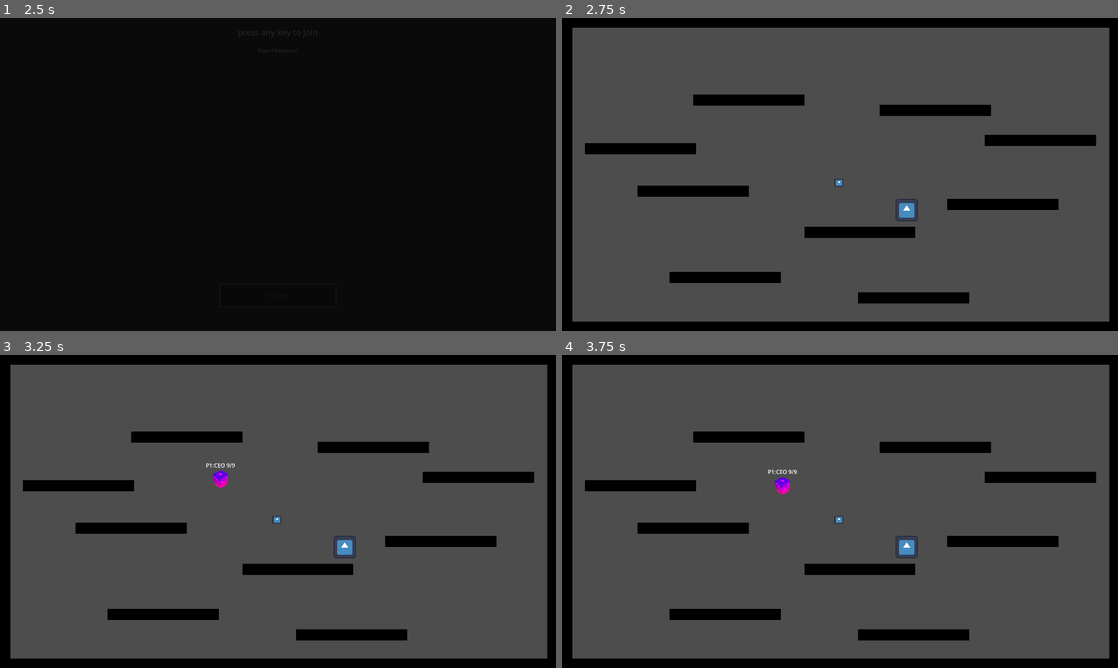
Above: before the commit, frames 1-4 (two rows, left to right).
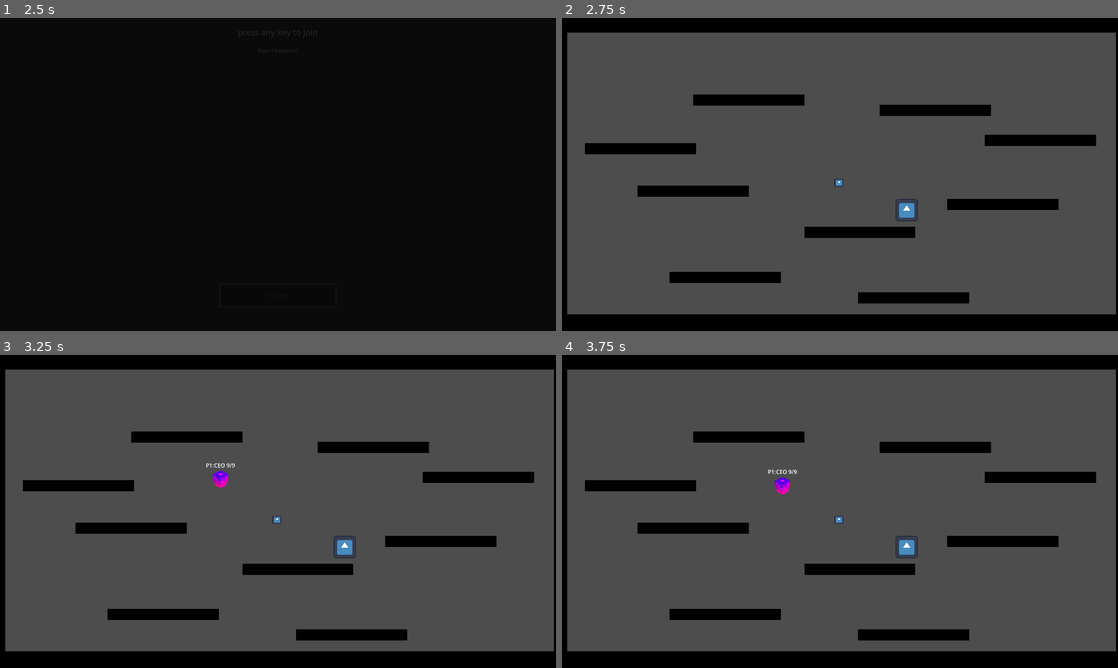
Above: after the commit, the same moments.

Repository: PlaySorbonne/projet-pixel
Game: Godot game, scene res://scenes/Menus/MenuPersistent.tscn
The game is run twice, just before and just after one commit, with the same random seed, the same clock (stepped at 60 frames per second) and the same inputs. The engine's default icon, where the game draws it, is replaced by a stand-in: a white triangle on a blue panel in a dark square.
Inputs:
- Up to frame 1 (2.5 s): click "Start" at 0.5 s; tap Enter (attack) at 1.25 s; hold D (right) 1.28-2 s; hold Enter (attack) 1.28-2 s; tap Space (jump) at 1.52 s; click "Play game" at 2 s
- Up to frame 2 (2.75 s): no input
- Up to frame 3 (3.25 s): hold D (right) from 2.78 s (still down); tap Shift (special) at 2.85 s; tap Space (jump) at 3.02 s
- Up to frame 4 (3.75 s): tap Space (jump) at 3.5 s; release D (right) at 3.53 s; hold A (left) from 3.53 s (still down); hold Enter (attack) from 3.53 s (still down)

Frame 1 is identical in both runs. In frame 2, 5.9% of the frame differs, in the area x 0-100%, y 3-98%; in frame 3, 5.9%; in frame 4, 5.9%.

Commit message:
added freezeframe (in Utilities folder with screenshake)

Diff:
--- /dev/null
+++ b/scenes/Utilities/FreezeFrame.gd
@@ -0,0 +1,10 @@
+extends Node
+class_name FreezeFrame
+
+
+
+func freeze(duration : float = 0.15):
+	var previous_time_scale := Engine.time_scale
+	Engine.time_scale = 0.0
+	await get_tree().create_timer(duration, true, false, true).timeout
+	Engine.time_scale = previous_time_scale
--- /dev/null
+++ b/scenes/Utilities/FreezeFrame.tscn
@@ -0,0 +1,6 @@
+[gd_scene load_steps=2 format=3 uid="uid://bpxvlm8njmgom"]
+
+[ext_resource type="Script" path="res://scenes/Utilities/FreezeFrame.gd" id="1_vs0o7"]
+
+[node name="FreezeFrame" type="Node"]
+script = ExtResource("1_vs0o7")
--- a/scenes/Utilities/ScreenShake.tscn
+++ b/scenes/Utilities/ScreenShake.tscn
@@ -1,6 +1,6 @@
 [gd_scene load_steps=2 format=3 uid="uid://dn5yhc4hp0l7h"]
 
-[ext_resource type="Script" path="res://scripts/ScreenShake.gd" id="1_kxyo0"]
+[ext_resource type="Script" path="res://scenes/Utilities/ScreenShake.gd" id="1_0hwy8"]
 
 [node name="ScreenShake" type="Node"]
-script = ExtResource("1_kxyo0")
+script = ExtResource("1_0hwy8")
--- a/scenes/world.tscn
+++ b/scenes/world.tscn
@@ -1,10 +1,11 @@
-[gd_scene load_steps=8 format=3 uid="uid://bxfrc0btquk6a"]
+[gd_scene load_steps=9 format=3 uid="uid://bxfrc0btquk6a"]
 
 [ext_resource type="Script" path="res://scripts/world.gd" id="1_105og"]
 [ext_resource type="PackedScene" uid="uid://6ro5mql3evsd" path="res://scenes/Menus/Submenus/ScreenTransition.tscn" id="2_r5t17"]
 [ext_resource type="PackedScene" uid="uid://cv1w5v10663nr" path="res://scenes/World/Objects/ObjectiveBox.tscn" id="3_qwyn0"]
 [ext_resource type="Texture2D" uid="uid://dxlji7oy1y5hf" path="res://icon.svg" id="5_af80r"]
 [ext_resource type="PackedScene" uid="uid://dn5yhc4hp0l7h" path="res://scenes/Utilities/ScreenShake.tscn" id="5_bs5vt"]
+[ext_resource type="PackedScene" uid="uid://bpxvlm8njmgom" path="res://scenes/Utilities/FreezeFrame.tscn" id="5_th1ca"]
 [ext_resource type="PackedScene" uid="uid://bb8cmasgxp6l4" path="res://scenes/World/Environment/StaticWall.tscn" id="5_yc1ep"]
 
 [sub_resource type="RectangleShape2D" id="RectangleShape2D_ev64r"]
@@ -48,15 +49,17 @@
 position = Vector2(576, 324)
 zoom = Vector2(0.6, 0.6)
 
+[node name="FreezeFrame" parent="Camera" instance=ExtResource("5_th1ca")]
+
 [node name="ScreenShake" parent="Camera" instance=ExtResource("5_bs5vt")]
 
 [node name="Wall" parent="." instance=ExtResource("5_yc1ep")]
-position = Vector2(571, 1201)
-scale = Vector2(55, 1)
+position = Vector2(569, 1288)
+scale = Vector2(60, 5)
 
 [node name="Wall2" parent="." instance=ExtResource("5_yc1ep")]
-position = Vector2(590, -551)
-scale = Vector2(55, 1)
+position = Vector2(574, -652)
+scale = Vector2(60, 5)
 
 [node name="Wall5" parent="." instance=ExtResource("5_yc1ep")]
 position = Vector2(-86, 915)
@@ -95,9 +98,9 @@
 scale = Vector2(10, 1)
 
 [node name="Wall3" parent="." instance=ExtResource("5_yc1ep")]
-position = Vector2(-995, 352)
-scale = Vector2(1, 30)
+position = Vector2(-1154, 310)
+scale = Vector2(5, 30)
 
 [node name="Wall4" parent="." instance=ExtResource("5_yc1ep")]
-position = Vector2(2158, 337)
-scale = Vector2(1, 30)
+position = Vector2(2323, 331)
+scale = Vector2(5, 30)
--- a/scripts/world.gd
+++ b/scripts/world.gd
@@ -9,7 +9,19 @@
 
 var player_spawns = {}
 
+
+
+func _testing_function():
+	var freezeframe : FreezeFrame = $Camera/FreezeFrame
+	var screenshake : ScreenShake = $Camera/ScreenShake
+	while true:
+		await get_tree().create_timer(2.0).timeout
+		#freezeframe.freeze()
+		screenshake.shake()
+
+
 func _ready():
+	#_testing_function()
 	var player_number = 0
 	"""if len(GameInfos.players) == 1:
 		GameInfos.players.append(PlayerCharacter.EvolutionCharacters[0].instantiate())
Renamed: scripts/ScreenShake.gd -> scenes/Utilities/ScreenShake.gd
